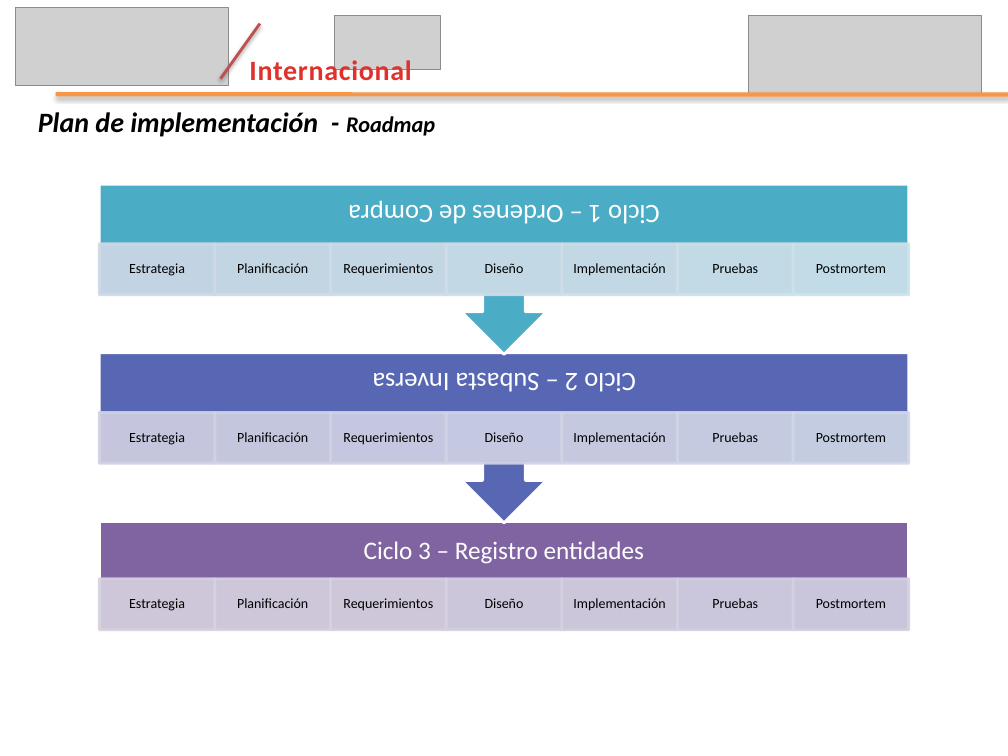
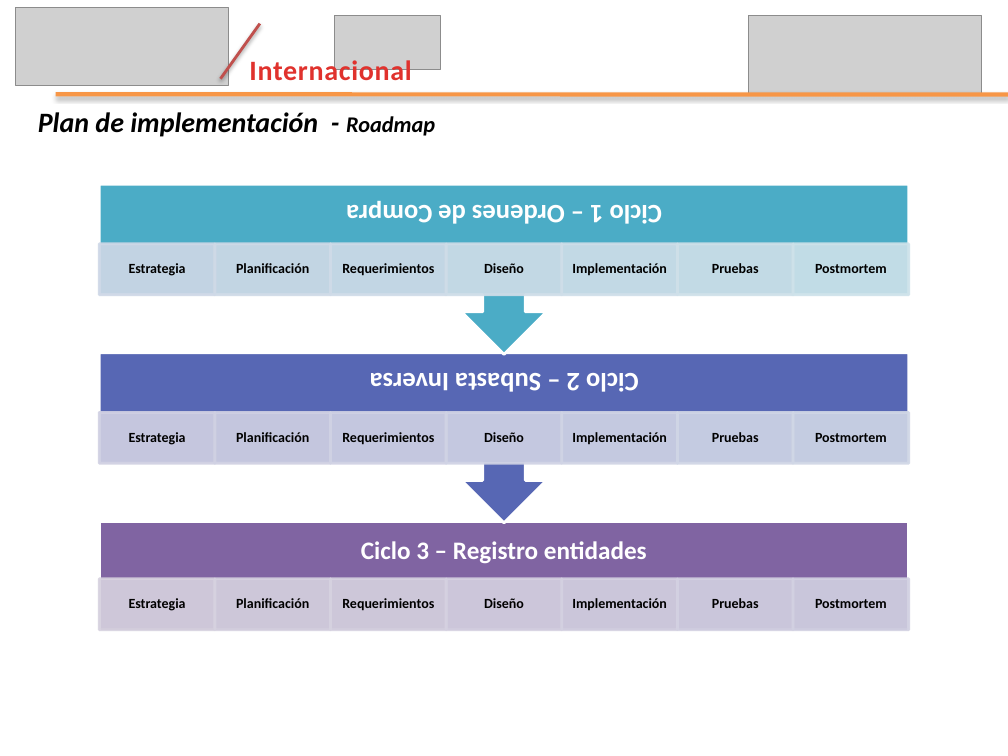
Before and after one commit to leseroth/ingenium-managment, a slide deck: slide 20 of CSOF5200 Proyecto 2/0727PresentacionIngenium.pptx (slide 14 before the commit). Drawn at 1008x756 pixels with LibreOffice and Linux fonts; fonts in the diff are those of the drawing; grey boxes stand for pictures. Boxes give left, top, right and bottom in pixels: in the first picture for what was removed or moved away, otherwise in the second. Text is boxed around its words. In the diff, an @@ line names an element or a change of style, - is before the commit and + after.

```diff
--- a/CSOF5200 Proyecto 2/0727PresentacionIngenium.pptx
+++ b/CSOF5200 Proyecto 2/0727PresentacionIngenium.pptx
@@ bold on in 24 elements at bbox=[361, 541, 647, 563], bbox=[129, 598, 186, 611], bbox=[236, 598, 309, 608], bbox=[342, 598, 434, 611], bbox=[484, 598, 524, 608], bbox=[572, 598, 667, 611], bbox=[712, 598, 759, 608], bbox=[815, 599, 887, 608], bbox=[370, 373, 638, 392], bbox=[129, 432, 186, 445], bbox=[236, 432, 309, 442], bbox=[342, 432, 434, 445], bbox=[484, 432, 524, 442], bbox=[572, 432, 667, 445], bbox=[712, 432, 759, 442], bbox=[815, 433, 887, 442], bbox=[346, 201, 661, 224], bbox=[129, 263, 186, 276], bbox=[236, 263, 309, 273], bbox=[342, 263, 434, 276], bbox=[484, 263, 524, 273], bbox=[572, 263, 667, 276], bbox=[712, 263, 759, 273], bbox=[815, 264, 887, 273] @@
```
Also in this commit, not shown: 4 other slides changed, 8 slides added, 1 slide removed.
